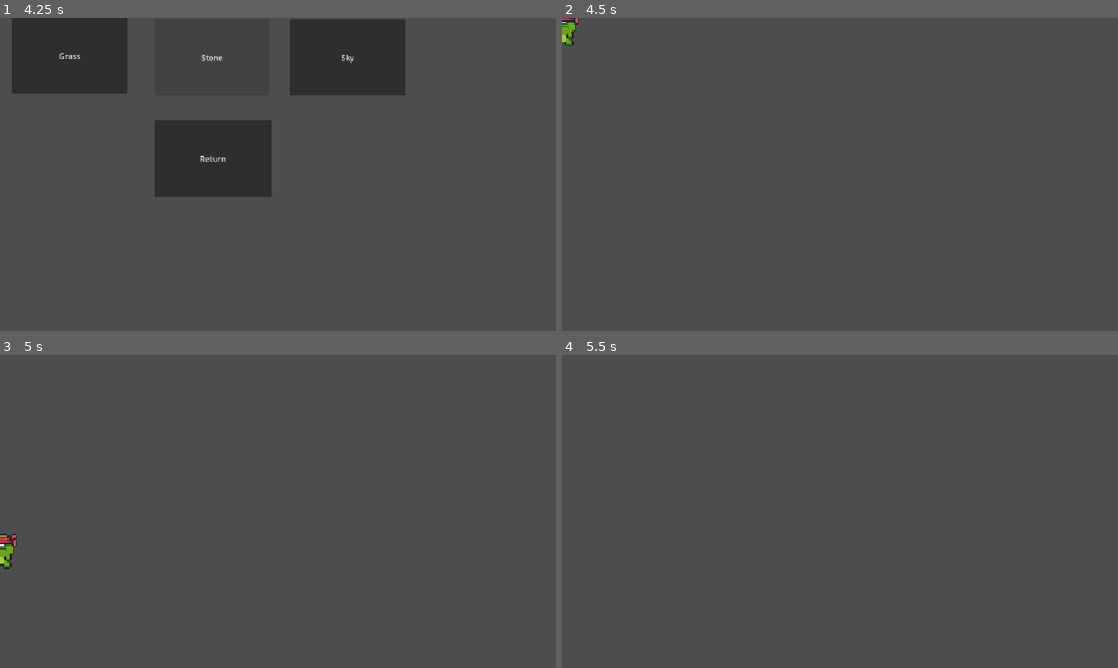
Above: before the commit, frames 1-4 (two rows, left to right).
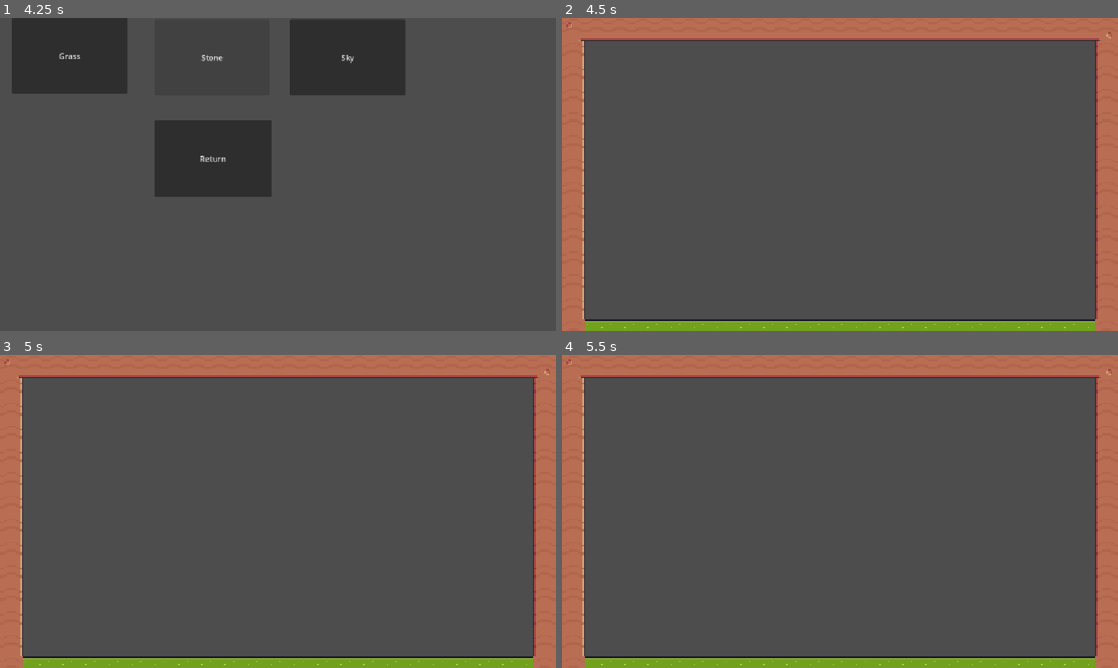
Above: after the commit, the same moments.

Repository: DinomonmonS/War-For-The-World-Tree
Game: Godot game, scene res://Menus/Main Menu.tscn
The game is run twice, just before and just after one commit, with the same random seed, the same clock (stepped at 60 frames per second) and the same inputs.
Inputs:
- Up to frame 1 (4.25 s): click "Start" at 0.5 s; click "Return" at 1.25 s; click "Start" at 2 s; click "Ninja Frog" at 2.75 s; click "Masked Man" at 3.5 s
- Up to frame 2 (4.5 s): click "Grass" at 4.25 s
- Up to frame 3 (5 s): no input
- Up to frame 4 (5.5 s): hold D (Right P1) from 5.03 s (still down); tap L (Heavy P1) at 5.1 s; tap W (Jump P1) at 5.27 s

Frame 1 is identical in both runs. In frame 2, 18% of the frame differs, in the area x 0-100%, y 0-100%; in frame 3, 18%; in frame 4, 18%.
Error before the commit: Cannot call method 'change_scene_to_file' on a null value. (res://Levels/grass.gd:11)

Commit message:
Calling characters needs to be fixed

Diff:
--- a/Global.gd
+++ b/Global.gd
@@ -3,6 +3,9 @@
 var M : int = 0
 var P : int = 0
 var Ch : int = 0
+const Frog = preload("res://Characters/Ninja Frog.tscn")
+const Mask = preload("res://Characters/Mask Man.tscn")
+const Pink = preload("res://Characters/Pink Man Controller.gd")
 
 # Called when the node enters the scene tree for the first time.
 func _ready() -> void:
@@ -10,5 +13,5 @@
 
 
 # Called every frame. 'delta' is the elapsed time since the previous frame.
-func _process(delta: float) -> void:
+func _process(_delta: float) -> void:
 	pass
--- a/Levels/grass.gd
+++ b/Levels/grass.gd
@@ -4,11 +4,11 @@
 # Called when the node enters the scene tree for the first time.
 func _ready() -> void:
 	if DataStorage.F == 1:
-		get_tree().change_scene_to_file("res://Characters/Ninja Frog.tscn") #Line doesn't work currently
+		load("res://Characters/Mask Man.tscn")
 	if DataStorage.F == 2:
 		pass
 	if DataStorage.M == 1:
-		get_tree().change_scene_to_file("res://Characters/Mask Man.tscn") #Line doesn't work currently
+		pass
 	if DataStorage.M == 2:
 		pass
 	if DataStorage.P == 1:
@@ -16,5 +16,5 @@
 	if DataStorage.P == 2:
 		pass
 # Called every frame. 'delta' is the elapsed time since the previous frame.
-func _process(delta: float) -> void:
+func _process(_delta: float) -> void:
 	pass
--- a/Menus/CHMenu.gd
+++ b/Menus/CHMenu.gd
@@ -4,7 +4,7 @@
 func _ready() -> void: # Called when the node enters the scene tree for the first time.
 	pass
 
-func _process(delta: float) -> void: # Called every frame. 'delta' is the elapsed time since the previous frame.
+func _process(_delta: float) -> void: # Called every frame. 'delta' is the elapsed time since the previous frame.
 	if DataStorage.Ch == 2:
 		get_tree().change_scene_to_file("res://Menus/Stage Menu.tscn")
 
--- a/Menus/STMenu.gd
+++ b/Menus/STMenu.gd
@@ -7,7 +7,7 @@
 
 
 # Called every frame. 'delta' is the elapsed time since the previous frame.
-func _process(delta: float) -> void:
+func _process(_delta: float) -> void:
 	pass
 
 
--- a/Menus/menu.gd
+++ b/Menus/menu.gd
@@ -7,7 +7,7 @@
 
 
 # Called every frame. 'delta' is the elapsed time since the previous frame.
-func _process(delta: float) -> void:
+func _process(_delta: float) -> void:
 	pass
 
 func _on_start_pressed():
